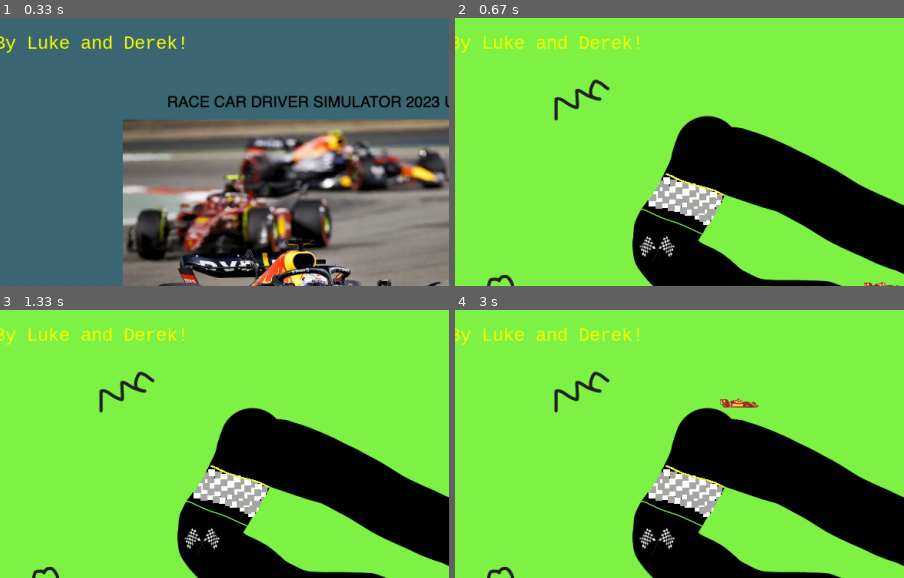
Above: before the commit, frames 1-4 (two rows, left to right).
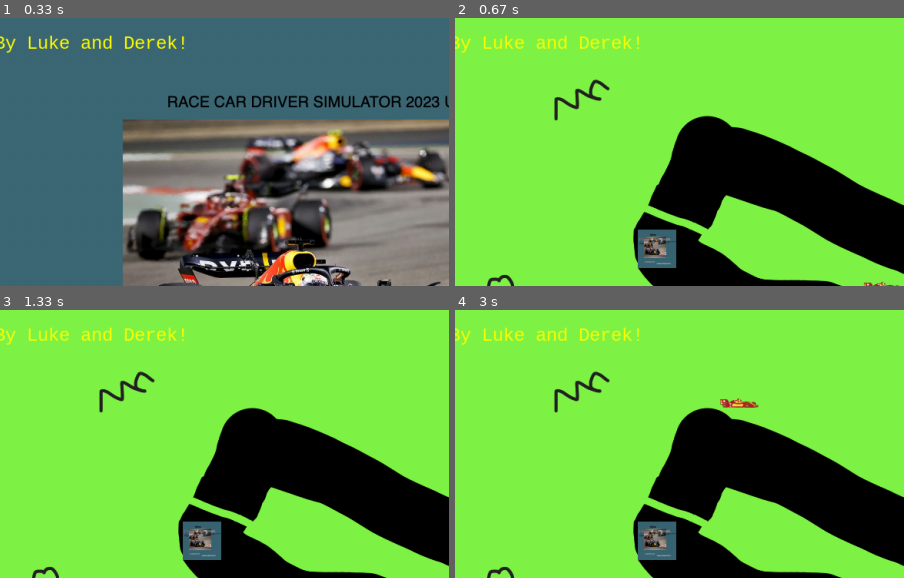
Above: after the commit, the same moments.

Repository: Slcderek/Pygame-Driver
Game: pygame game, started from Py Driver Real/PyDriver.py
Same seed, same stepped clock (60 frames per second), same inputs: the game is played once before the commit and once after it.
Inputs (mouse positions are % of the whole screen's width and height, from its top left):
- Up to frame 1 (0.33 s): no input
- Up to frame 2 (0.67 s): click (50, 50) at 0.38 s
- Up to frame 3 (1.33 s): click (26, 51) at 0.72 s; click (19, 73) at 1.05 s
- Up to frame 4 (3 s): click (62, 59) at 1.38 s; click (26, 30) at 1.72 s; click (51, 61) at 2.05 s; click (88, 88) at 2.38 s; click (34, 17) at 2.72 s
The pictures show only the part of the screen within x 2-52%, y 0-50%; the shares and areas given below are measured in that part.

Frame 1 is identical in both runs. In frame 2, 3.8% of the frame differs, in the area x 39-61%, y 57-94%; in frame 3, 3.8%; in frame 4, 3.8%.

Commit message:
K idk if you actually read this but first off, we gotta fix this so once you collide, the game STAYS over. RN we have a thing where if you move away from where green is, you're back in the game. After fixing that issue we need to add a finish line png and create a mask, once we collidide the mouse and the finish line png, we are supposed to progress to the next level. You can do that I think, just uncomment and uncapitalize code. Then after that you can start working on the third level. I think we need to add a png of a moving safety car and a gas tank pit stop thingy somewhere so IG I can work on maps and upload them in my next iteration.

Diff:
--- a/Py Driver Real/PyDriver.py
+++ b/Py Driver Real/PyDriver.py
@@ -53,6 +53,12 @@
     door_rect = door.get_rect()
     door_rect.center = (290, 300)
     door_mask = pygame.mask.from_surface(door)
+
+    finish_line = pygame.image.load("finishline.png").convert_alpha()
+    finish_line = pygame.transform.smoothscale(finish_line, (100, 100))
+    finish_line_rect = finish_line.get_rect()
+    finish_line_rect.center = (325, 240)
+    finish_line_mask = pygame.mask.from_surface(finish_line)
 
     start_screen = pygame.image.load("startscreen.png")
     start_screen_size = start_screen.get_size()
@@ -139,16 +145,16 @@
                 screen.fill((0, 0, 0))  # This helps check if the image path is transparent
                 screen.blit(map, map_rect)
                 screen.blit(player, player_rect)
+                screen.blit(finish_line, finish_line_rect)
                 if pixel_collision(player_mask, player_rect, map_mask, map_rect):
                     print("colliding", frame_count)  # Don't leave this in the game
                     #LUKE FIX THIS PLEASE, TEST THIS OUT
                     is_game_over = True
                     if is_game_over == True:
                         screen.blit(game_over_screen, game_over_screen_rect)
-                #start working here, I need you to add a finish line maybe
-                # if pixel_collision(player_mask,player_rect, FINISHLINE, FINISHLINE_RECT)
-                #     print('congrats! You've passed the first level')
-                #     second_level = true:
+                if pixel_collision(player_mask, player_rect, finish_line_mask, finish_line_rect):
+                    print("congrats! You've passed the first level")
+                    second_level = True
                 #don't even touch this code till you've finished stuff above level 1
                 if second_level  == True:
                     screen.fill((0, 0, 0))  # This helps check if the image path is transparent
Binary file changed: Py Driver Real/background1.png
Binary file added: Py Driver Real/finishline.png
Binary file added: Py Driver Real/safetycar.png
Binary file changed: Py Driver Real/start.png
